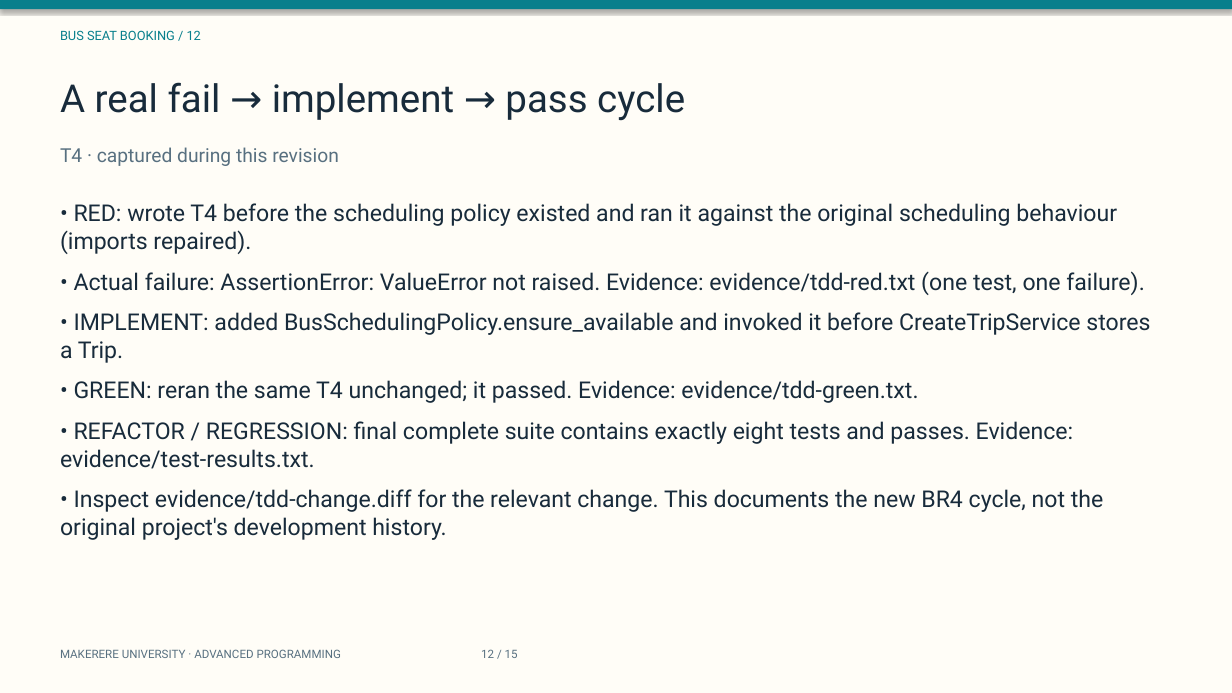
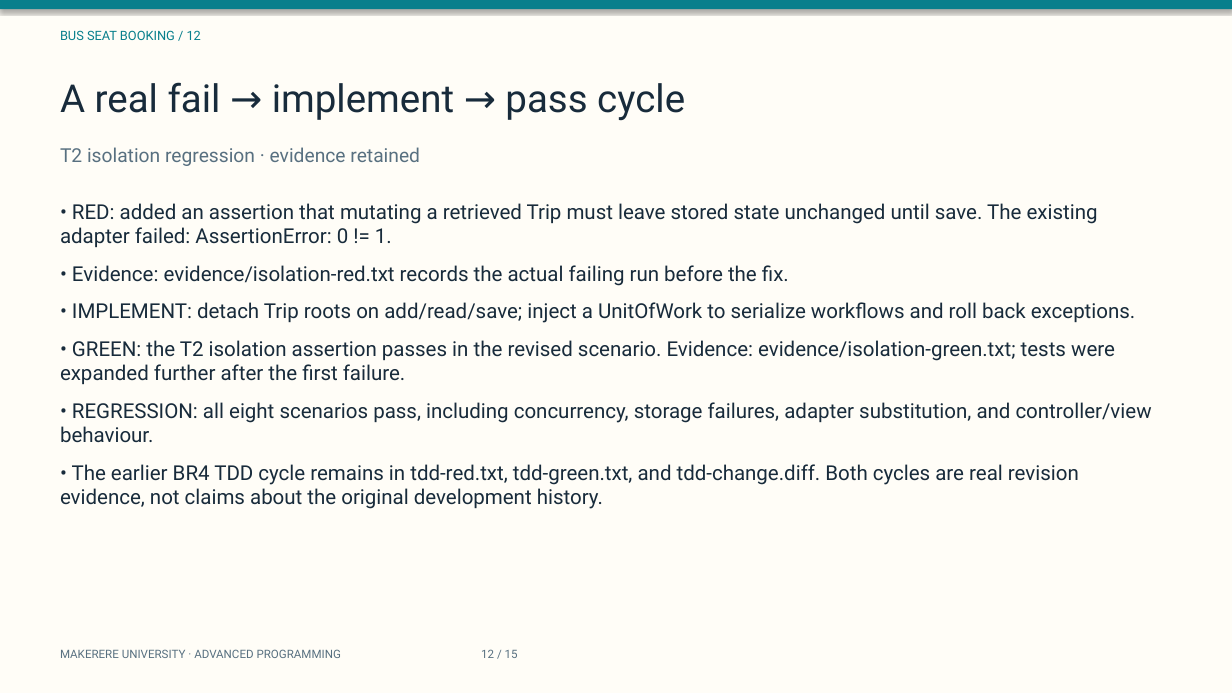
Before and after one commit to TIMOTHY-ctrl/Advancedprogramming_assignment_group_repo, a slide deck: slide 12 of presentation/coursework-slides.pptx. Drawn at 1232x693 pixels with LibreOffice and Linux fonts; fonts in the diff are those of the drawing. Boxes give left, top, right and bottom in pixels: in the first picture for what was removed or moved away, otherwise in the second. Text is boxed around its words. In the diff, an @@ line names an element or a change of style, - is before the commit and + after.

Commit message:
Finalize coursework contracts, aggregate naming and submission evidence

```diff
--- a/presentation/coursework-slides.pptx
+++ b/presentation/coursework-slides.pptx
@@ text at (60, 147, 420, 166): text changed @@
-T4 · captured during this revision
+T2 isolation regression · evidence retained
@@ text at (60, 203, 1152, 509): text changed; size 18 to 16 pt @@
-• RED: wrote T4 before the scheduling policy existed and ran it against the original scheduling behaviour (imports repaired).
-• Actual failure: AssertionError: ValueError not raised. Evidence: evidence/tdd-red.txt (one test, one failure).
-• IMPLEMENT: added BusSchedulingPolicy.ensure_available and invoked it before CreateTripService stores a Trip.
-• GREEN: reran the same T4 unchanged; it passed. Evidence: evidence/tdd-green.txt.
-• REFACTOR / REGRESSION: final complete suite contains exactly eight tests and passes. Evidence: evidence/test-results.txt.
-• Inspect evidence/tdd-change.diff for the relevant change. This documents the new BR4 cycle, not the original project's development history.
+• RED: added an assertion that mutating a retrieved Trip must leave stored state unchanged until save. The existing adapter failed: AssertionError: 0 != 1.
+• Evidence: evidence/isolation-red.txt records the actual failing run before the fix.
+• IMPLEMENT: detach Trip roots on add/read/save; inject a UnitOfWork to serialize workflows and roll back exceptions.
+• GREEN: the T2 isolation assertion passes in the revised scenario. Evidence: evidence/isolation-green.txt; tests were expanded further after the first failure.
+• REGRESSION: all eight scenarios pass, including concurrency, storage failures, adapter substitution, and controller/view behaviour.
+• The earlier BR4 TDD cycle remains in tdd-red.txt, tdd-green.txt, and tdd-change.diff. Both cycles are real revision evidence, not claims about the original development history.
```
Also in this commit, not shown: 8 other slides changed, 57 other files.
